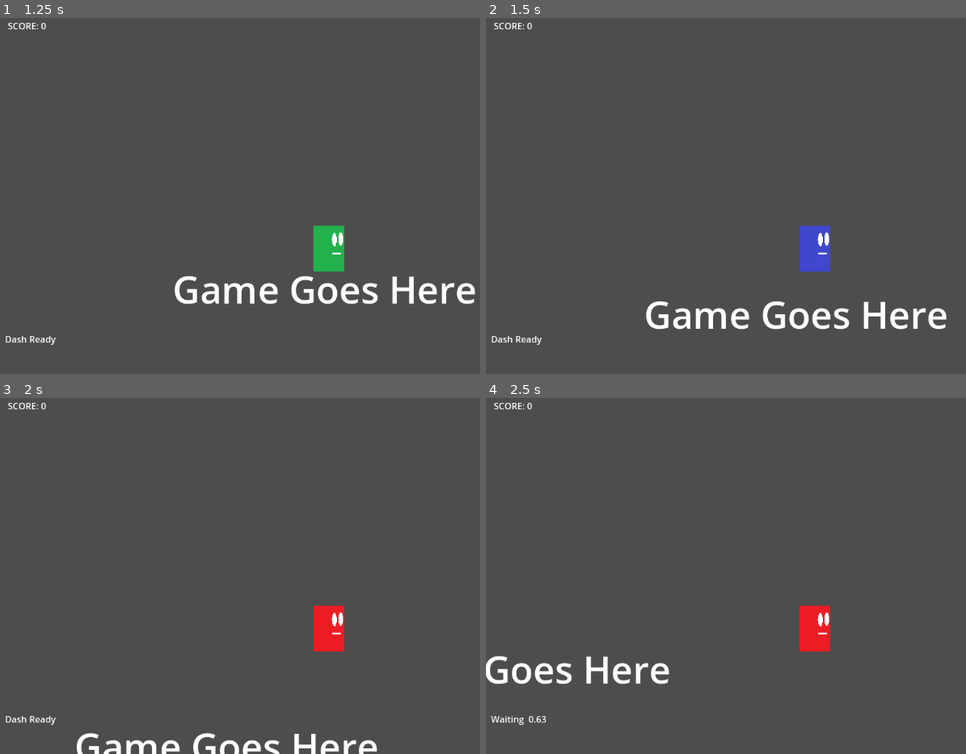
Above: before the commit, frames 1-4 (two rows, left to right).
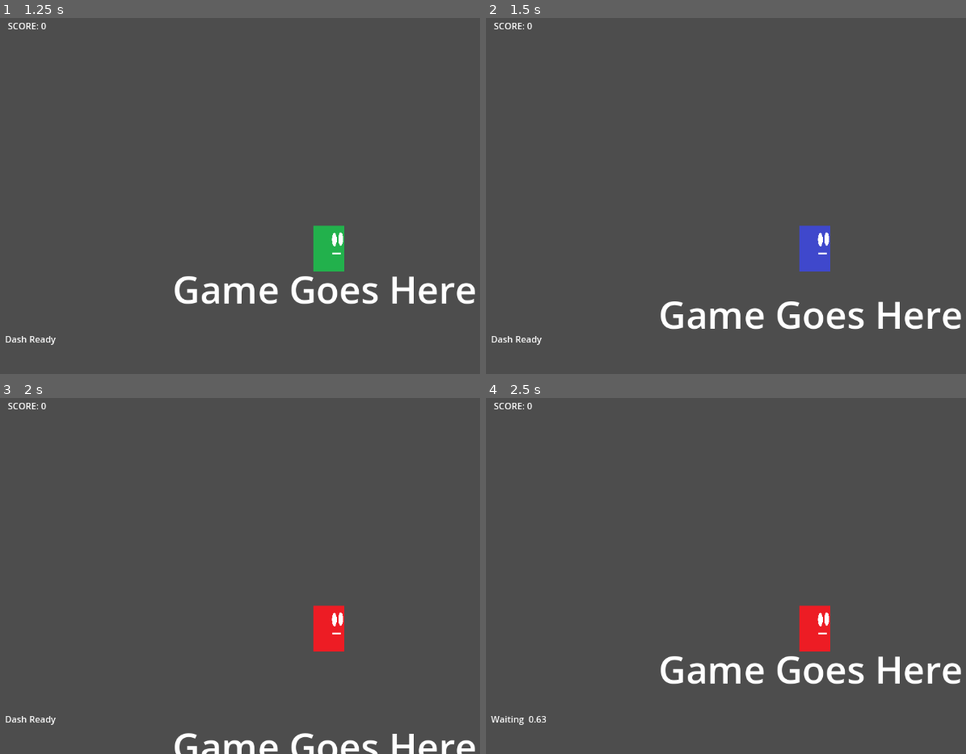
Above: after the commit, the same moments.

Repository: red-star-fighter/Test-Game-Project-2
Game: Godot game, scene res://Main Menu.tscn
The game is run twice, just before and just after one commit, with the same random seed, the same clock (stepped at 60 frames per second) and the same inputs.
Inputs:
- Up to frame 1 (1.25 s): click "Play" at 0.5 s
- Up to frame 2 (1.5 s): tap Enter at 1.25 s; hold D (moveRight) from 1.28 s (still down); tap Space (jump) at 1.35 s
- Up to frame 3 (2 s): keep holding D (moveRight); tap Space (jump) at 1.52, 1.82 s
- Up to frame 4 (2.5 s): keep holding D (moveRight); tap Shift (shift) at 2.1 s; tap Space (jump) at 2.27, 2.3 s

Frame 1 is identical in both runs. In frame 2, 2.5% of the frame differs, in the area x 33-99%, y 79-88%; in frame 3, 1.9%; in frame 4, 3.0%, in the area x 0-99%, y 72-81%.

Commit message:
cleaned and commented
moved variable and commented my branch merge.

Diff:
--- a/Player/Player.gd
+++ b/Player/Player.gd
@@ -5,16 +5,16 @@
 
 # Gets the gravity from the project settings to be synced with RigidBody nodes.
 var gravity = ProjectSettings.get_setting("physics/2d/default_gravity")
+var direction = Input.get_axis("moveLeft", "moveRight")
 var doublej = false
 var canDash = true
-var storedDash = true
+var storedDash = false
 var pos = str(int(self.global_transform.origin.y))
 
 @onready var anim = get_node("AnimationPlayer")
 
-
 func _physics_process(delta):
-	#tracks Y position as score
+	#tracks Y position as score.
 	if self.global_transform.origin.y > int(pos):
 		pos = str(int(self.global_transform.origin.y))
 		$Camera2D/Score.text = "SCORE: " + pos
@@ -23,7 +23,7 @@
 	if not is_on_floor():
 		velocity.y += gravity * delta
 
-	# Resets double jump.
+	# Resets double jump and Dash.
 	if is_on_floor():
 		doublej = false
 		if storedDash == true:
@@ -32,6 +32,7 @@
 		if $DashTimer.is_stopped():
 			$DashTimer.start()
 
+	# Dash cooldown visual.
 	if canDash == true:
 		$Camera2D/DashCooldown.text = "Dash Ready"
 	else:
@@ -55,21 +56,18 @@
 	else:
 		anim.play("Fall")
 
-	# Gets the input direction and handles the movement/deceleration.
-	var direction = Input.get_axis("moveLeft", "moveRight")
-
 	# Flips sprite sheet based on direction.
 	if direction == -1:
 		get_node("AnimatedSprite2D").flip_h = true
 	elif direction == 1:
 		get_node("AnimatedSprite2D").flip_h = false
 
-
 	# Plays animations for player movement.
 	if Input.is_action_just_pressed("shift") and canDash == true:
 		velocity.x = direction * SPEED * 3.5
 		canDash = false
 		$DashTimer.start()
+
 	# Handles left/right movement.
 	if Input.is_action_pressed("moveLeft") or Input.is_action_pressed("moveRight") and (sign(velocity.x) == direction or velocity.x == 0):
 		velocity.x = move_toward(velocity.x, direction*SPEED, delta*SPEED*4)
--- a/Player/Player.tscn
+++ b/Player/Player.tscn
@@ -207,7 +207,6 @@
 offset_bottom = -353.0
 text = "SCORE: 0"
 
-
 [node name="DashCooldown" type="Label" parent="Camera2D"]
 offset_left = -567.0
 offset_top = 110.0
@@ -220,7 +219,6 @@
 "": SubResource("AnimationLibrary_6q4ge")
 }
 
-
 [node name="DashTimer" type="Timer" parent="."]
 one_shot = true
 
